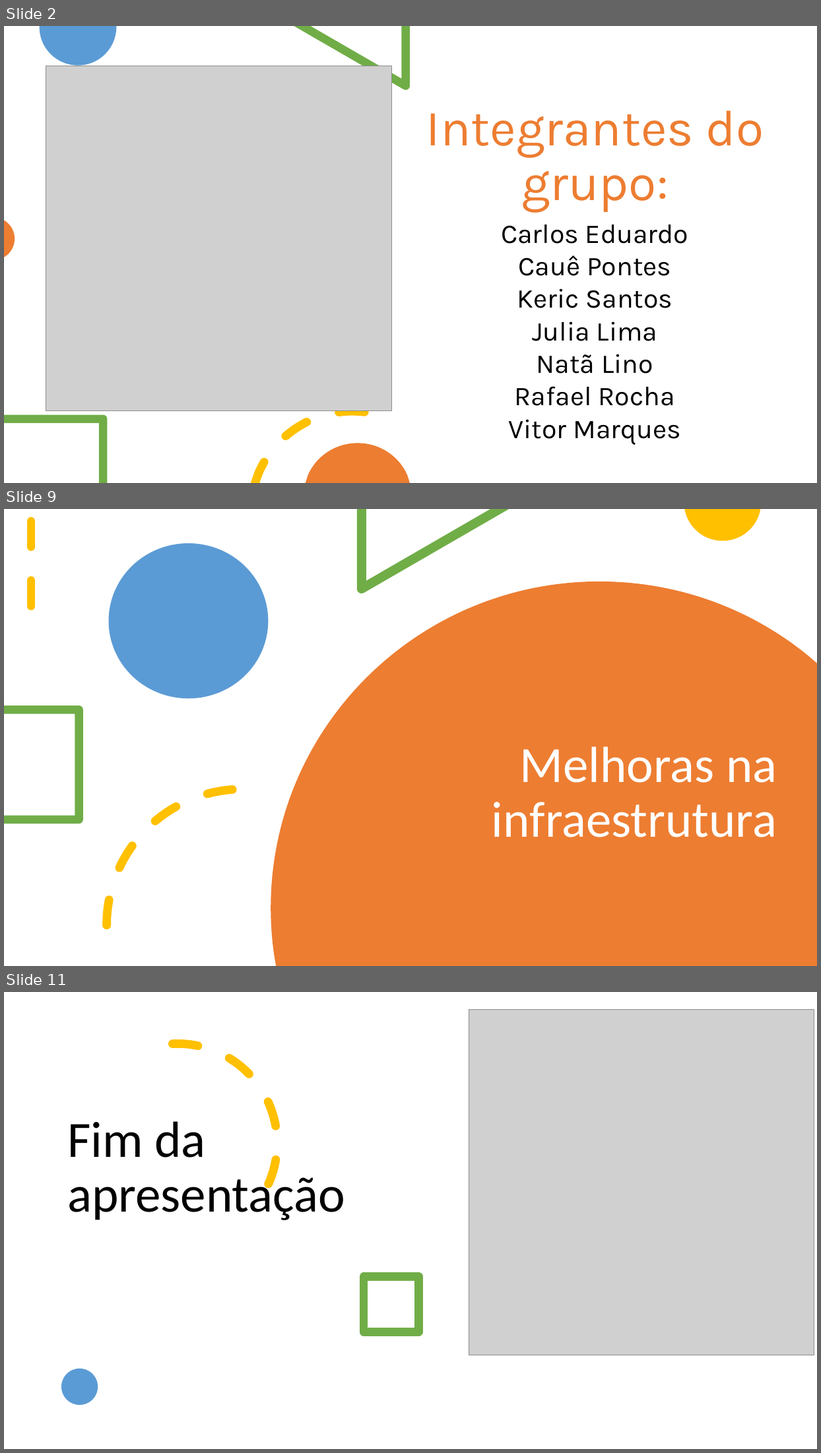
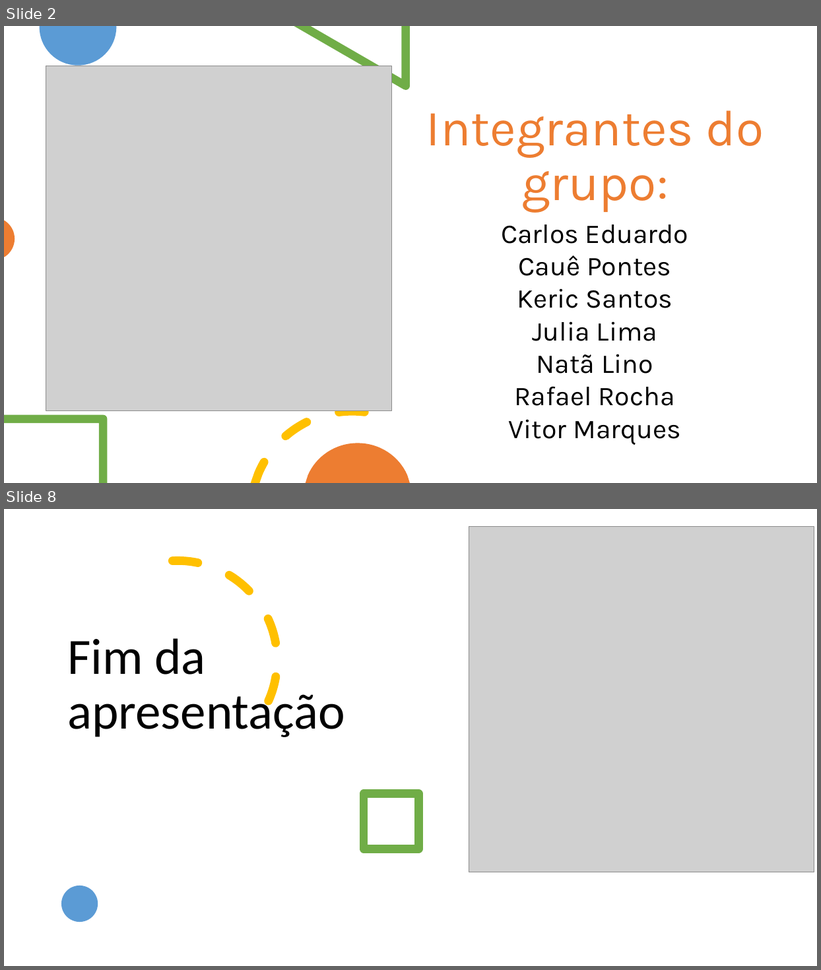
Before and after one commit to julialima1999/Limpeza_organiza-o, a slide deck: Apresentação/Limpeza e Organização.pptx. Shown one above the other, each under a label of ours: slides 2, 9 and 11 before the commit, slides 2 and 8 after it; the slides between them are not shown. The pictures are 821x1453 and 821x970 pixels, drawn with LibreOffice and Linux fonts; fonts in the diff are those of the drawing; grey boxes stand for pictures. Boxes give left, top, right and bottom in pixels: in the first picture for what was removed or moved away, otherwise in the second. Text is boxed around its words. In the diff, an @@ line names an element or a change of style, - is before the commit and + after.

```diff
--- a/Apresentação/Limpeza e Organização.pptx
+++ b/Apresentação/Limpeza e Organização.pptx
@@ slide 9 removed at (4, 509, 817, 966), background #FFFFFF @@
@@ line removed from (31, 521) to (31, 628) @@
@@ freeform shape removed at (357, 509, 509, 593) @@
@@ freeform shape removed at (684, 509, 760, 541) @@
@@ ellipse removed at (109, 543, 269, 698) @@
@@ freeform shape removed at (271, 582, 817, 966) @@
@@ freeform shape removed at (4, 706, 83, 824) @@
@@ title removed at (492, 747, 777, 838) @@
-Melhoras na infraestrutura
@@ arc (boxed as its full ellipse) removed at (106, 789, 379, 966) @@
@@ what was slide 11 is now slide 8 @@
```
Also in this commit, not shown: 1 slide changed, 4 slides added, 6 other slides removed.
